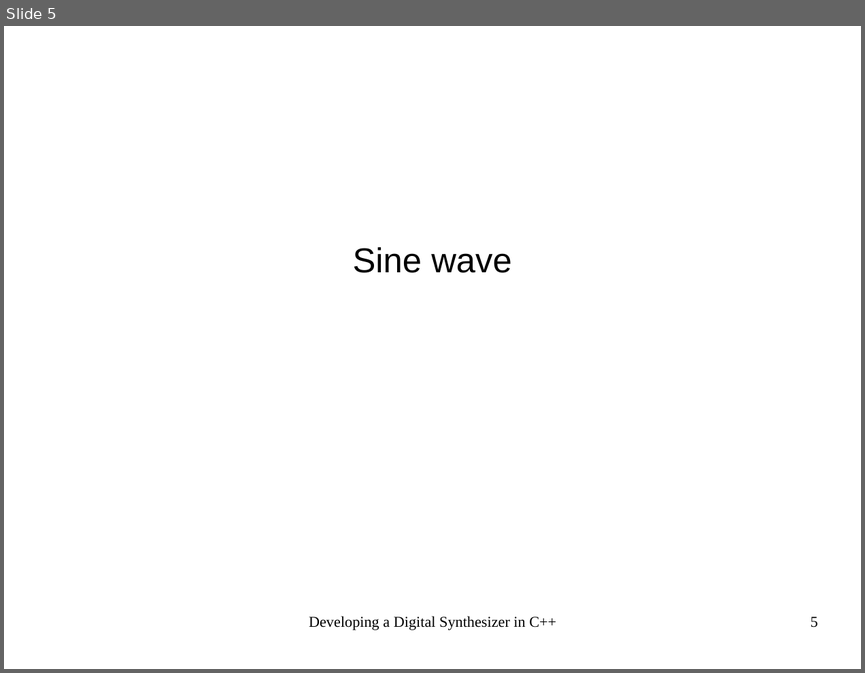
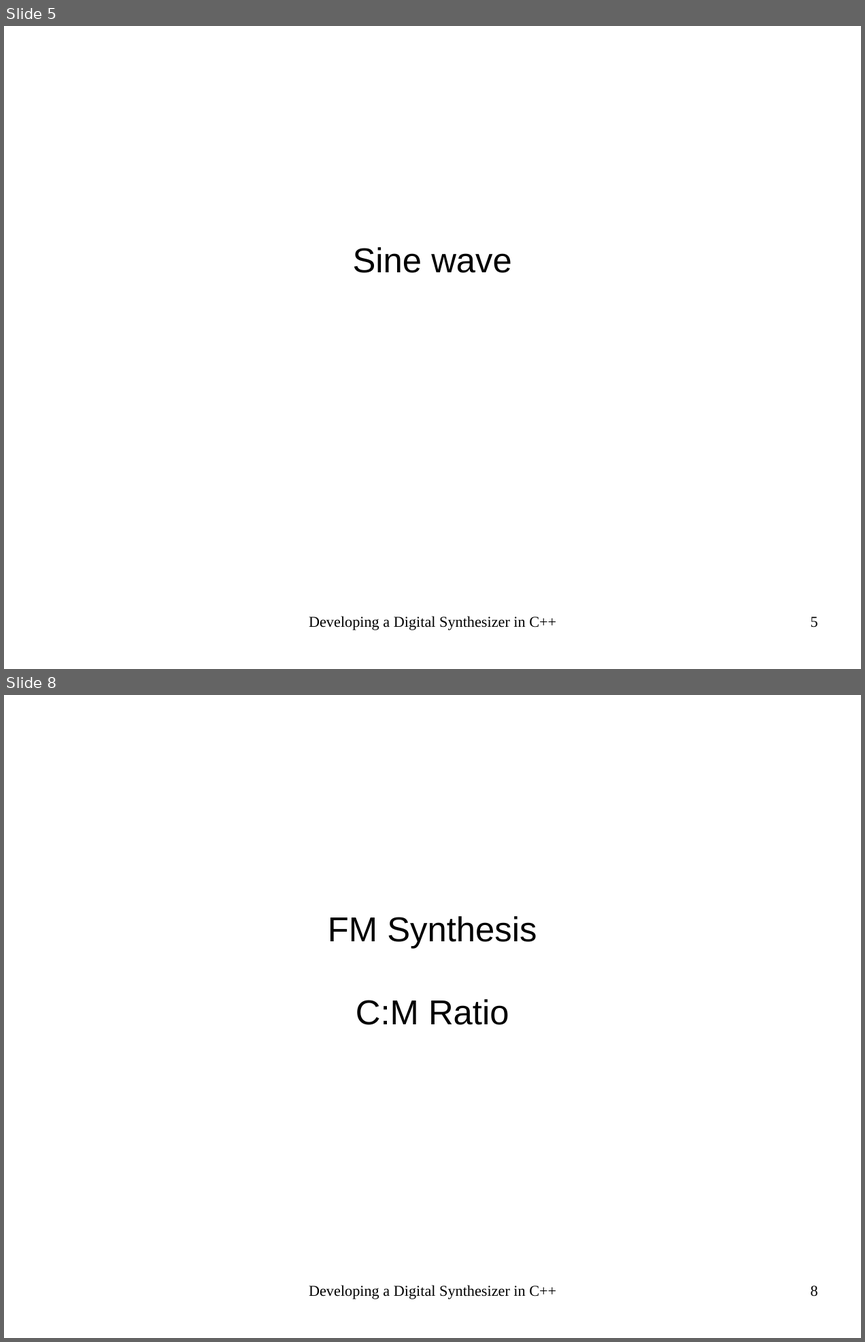
Before and after one commit to goldsborough/Matura, a slide deck: vwa/vwa.odp. Shown one above the other, each under a label of ours: slide 5 before the commit, slides 5 and 8 after it; the slides between them are not shown. The pictures are 865x673 and 865x1342 pixels, drawn with LibreOffice and Linux fonts; fonts in the diff are those of the drawing. Boxes give left, top, right and bottom in pixels: in the first picture for what was removed or moved away, otherwise in the second. Text is boxed around its words. In the diff, an @@ line names an element or a change of style, - is before the commit and + after.

```diff
--- a/vwa/vwa.odp
+++ b/vwa/vwa.odp
@@ slide 8 added at (4,695,861,1338), background #FFFFFF @@
@@ subtitle added at (328,916,536,1025), 32 pt, text #000000 @@
+FM Synthesis
+C:M Ratio
@@ text added at (309,1285,556,1299), 14 pt, text #000000 @@
+Developing a Digital Synthesizer in C++
@@ page number added at (810,1285,818,1296), 14 pt, text #000000 @@
+8
```
Also in this commit, not shown: 1 slide changed, 5 other slides added, 16 other files.
